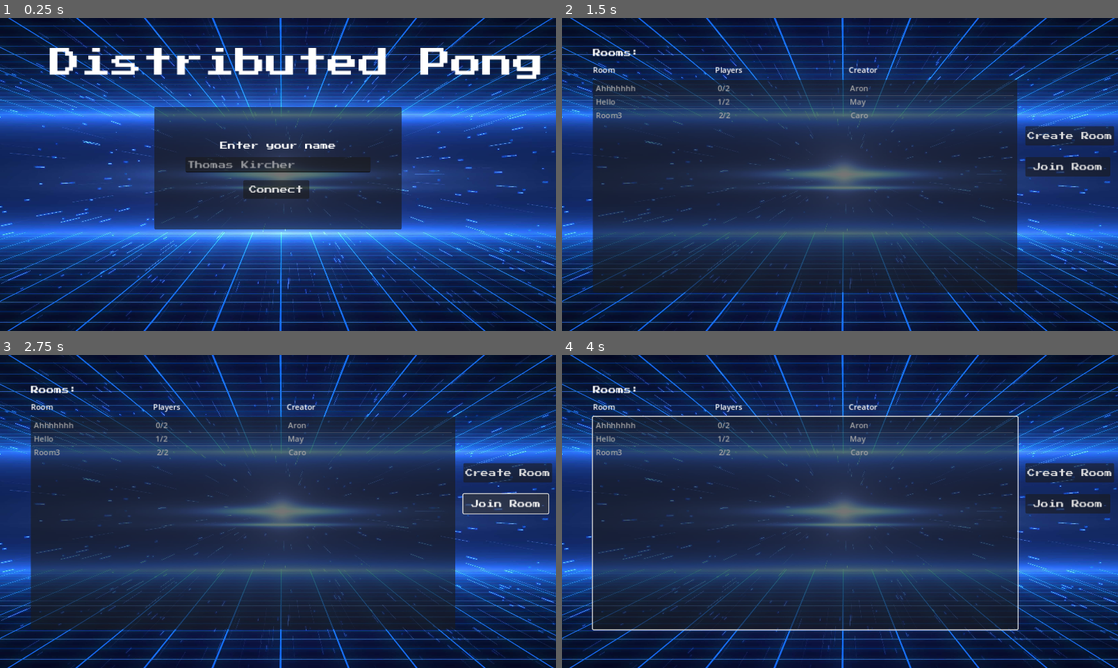
Above: before the commit, frames 1-4 (two rows, left to right).
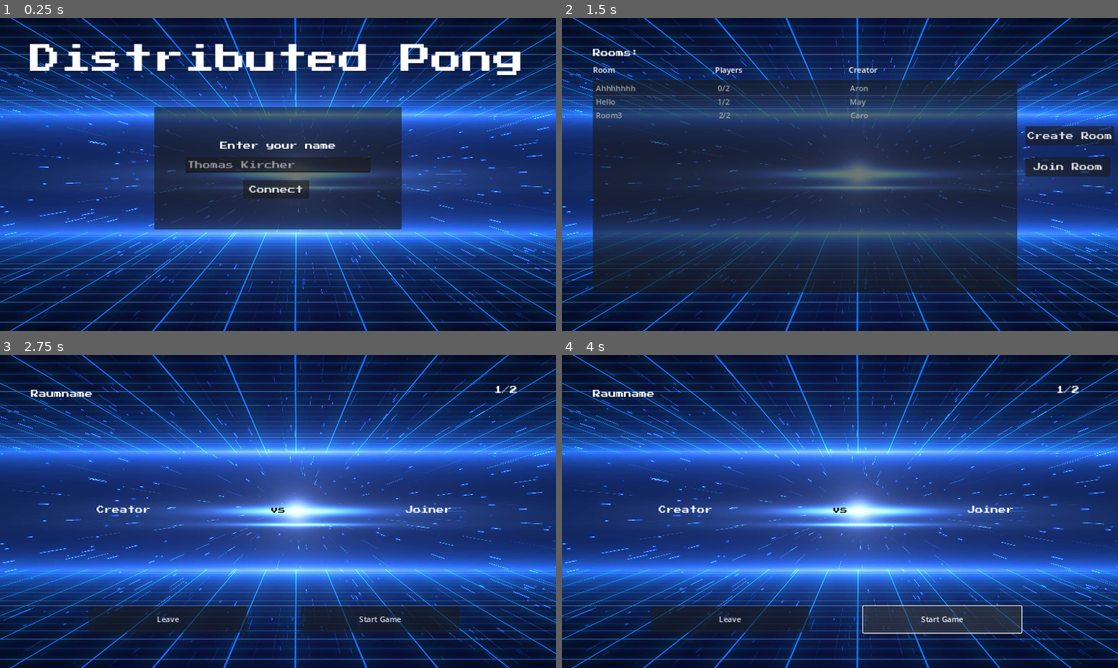
Above: after the commit, the same moments.

Repository: Maytastico/trash-pong
Game: Godot game, scene res://lobby.tscn
Same seed, same stepped clock (60 frames per second), same inputs: the game is played once before the commit and once after it.
Inputs (mouse positions are in pixels of both pictures, inside the frame that each line leads up to):
- Up to frame 1 (0.25 s): no input
- Up to frame 2 (1.5 s): click (840, 165) at 0.52 s; type "Alex" at 0.6 s; click "Connect" at 1.25 s
- Up to frame 3 (2.75 s): click "Join Room" at 2 s
- Up to frame 4 (4 s): click (728, 617) at 2.75 s, where only the run after the commit has a clickable "Leave"; click (940, 617) at 3.5 s, where only the run after the commit has a clickable "Start Game"

The runs differ from the first frame. In frame 1, 14% of the frame differs, in the area x 0-100%, y 0-100%; in frame 2, 8.3%; in frame 3, 56%; in frame 4, 57%.

Commit message:
#42-Im-Raum-Page

Diff:
--- /dev/null
+++ b/game/im_raum.tscn
@@ -0,0 +1,73 @@
+[gd_scene load_steps=2 format=3 uid="uid://bhnvjhtyhh65c"]
+
+[ext_resource type="FontFile" uid="uid://baeom0xb31cqk" path="res://ressources/PressStart2P-Regular.ttf" id="1_niiwp"]
+
+[node name="ImRaum" type="Control"]
+layout_mode = 3
+anchors_preset = 15
+anchor_right = 1.0
+anchor_bottom = 1.0
+grow_horizontal = 2
+grow_vertical = 2
+
+[node name="Raumname" type="Label" parent="."]
+layout_mode = 0
+offset_left = 64.0
+offset_top = 72.0
+offset_right = 192.0
+offset_bottom = 95.0
+theme_override_fonts/font = ExtResource("1_niiwp")
+text = "Raumname"
+
+[node name="StartButton" type="Button" parent="."]
+layout_mode = 0
+offset_left = 624.0
+offset_top = 520.0
+offset_right = 952.0
+offset_bottom = 575.0
+text = "Start Game"
+
+[node name="LeaveButton" type="Button" parent="."]
+layout_mode = 0
+offset_left = 184.0
+offset_top = 520.0
+offset_right = 512.0
+offset_bottom = 575.0
+text = "Leave"
+
+[node name="NumberOfPlayers" type="Label" parent="."]
+layout_mode = 0
+offset_left = 1024.0
+offset_top = 64.0
+offset_right = 1072.0
+offset_bottom = 87.0
+theme_override_fonts/font = ExtResource("1_niiwp")
+text = "1/2"
+
+[node name="CreatorLabel" type="Label" parent="."]
+layout_mode = 0
+offset_left = 200.0
+offset_top = 312.0
+offset_right = 312.0
+offset_bottom = 335.0
+theme_override_fonts/font = ExtResource("1_niiwp")
+text = "Creator"
+
+[node name="vsLabel" type="Label" parent="."]
+layout_mode = 0
+offset_left = 560.0
+offset_top = 312.0
+offset_right = 600.0
+offset_bottom = 335.0
+theme_override_colors/font_color = Color(0, 0, 0, 1)
+theme_override_fonts/font = ExtResource("1_niiwp")
+text = "vs"
+
+[node name="JoinedLabel" type="Label" parent="."]
+layout_mode = 0
+offset_left = 840.0
+offset_top = 312.0
+offset_right = 952.0
+offset_bottom = 335.0
+theme_override_fonts/font = ExtResource("1_niiwp")
+text = "Joiner"
--- a/game/lobby.tscn
+++ b/game/lobby.tscn
@@ -26,7 +26,7 @@
 offset_right = 1262.0
 offset_bottom = 721.0
 texture = ExtResource("1_4qxuq")
-expand_mode = 1
+expand_mode = 3
 
 [node name="LobbyPanel" type="Panel" parent="."]
 layout_mode = 1
@@ -52,10 +52,10 @@
 anchor_top = 0.5
 anchor_right = 0.5
 anchor_bottom = 0.5
-offset_left = -448.0
-offset_top = -303.0
-offset_right = 527.0
-offset_bottom = -130.0
+offset_left = -514.0
+offset_top = -311.0
+offset_right = 510.0
+offset_bottom = -138.0
 grow_horizontal = 2
 grow_vertical = 2
 size_flags_horizontal = 2
--- /dev/null
+++ b/game/logic/raumliste.gd
@@ -0,0 +1,18 @@
+extends Control
+
+
+# Called when the node enters the scene tree for the first time.
+func _ready():
+	pass # Replace with function body.
+
+
+# Called every frame. 'delta' is the elapsed time since the previous frame.
+func _process(delta):
+	pass
+
+
+func _on_join_room_pressed():
+	var imraum = load("res://im_raum.tscn").instantiate()
+
+	get_tree().get_root().add_child(imraum)
+	hide()
--- a/game/raumliste.tscn
+++ b/game/raumliste.tscn
@@ -1,5 +1,6 @@
-[gd_scene load_steps=2 format=3 uid="uid://b5lvnuaqvpiw2"]
+[gd_scene load_steps=3 format=3 uid="uid://b5lvnuaqvpiw2"]
 
+[ext_resource type="Script" path="res://logic/raumliste.gd" id="1_djvwx"]
 [ext_resource type="FontFile" uid="uid://baeom0xb31cqk" path="res://ressources/PressStart2P-Regular.ttf" id="1_m7v30"]
 
 [node name="Raumliste" type="Control"]
@@ -9,6 +10,7 @@
 anchor_bottom = 1.0
 grow_horizontal = 2
 grow_vertical = 2
+script = ExtResource("1_djvwx")
 
 [node name="Label" type="Label" parent="."]
 layout_mode = 0
@@ -50,6 +52,7 @@
 text = "Create Room"
 
 [node name="Join Room" type="Button" parent="."]
+layout_mode = 0
 offset_left = 960.0
 offset_top = 288.0
 offset_right = 1136.0
@@ -71,3 +74,5 @@
 item_0/text = "Ahhhhhhh                                         0/2                                                            Aron"
 item_1/text = "Hello                                                   1/2                                                            May"
 item_2/text = "Room3                                                2/2                                                            Caro"
+
+[connection signal="pressed" from="Join Room" to="." method="_on_join_room_pressed"]
Not shown, changed: game/export/index.apple-touch-icon.png.import
Not shown, changed: game/export/index.icon.png.import
Not shown, changed: game/export/index.png.import
Not shown, changed: .gitignore
Not shown, changed: game/export/index.html
Not shown, changed: game/export/index.pck
